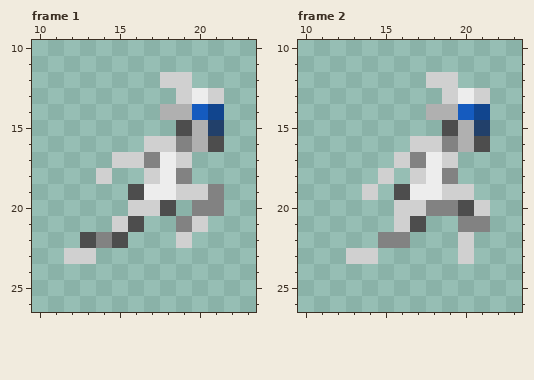
Pixel-art file -- bin/assets/dev/player_running.ase. The picture above is the old version.
36x36 pixels, 6 frames. Shown: frame 1: x 10..23, y 10..26; frame 2: x 10..23, y 10..26. The old version is drawn lined up with the new one. The commit also changed other frames, which this record leaves out.
Now the later version:
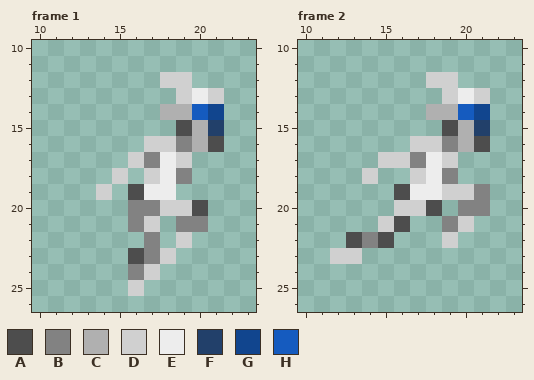
Palette (. is transparent): A #4d4d4d  B #828282  C #b0b0b0  D #d0d0d0  E #ededed  F #22406a  G #11458e  H #155bbf
Commit: A decent player movement and animations.
Changes in this commit:
whole drawing moved by -2,+0 (the old picture is shown already moved)
Frame 1:
y 17: x 15 D -> .
y 18: x 14..15 D. -> .D
y 19: x 14 . -> D; x 19..21 DDB -> ...
y 20: x 16..21 DDA.BB -> BBDDA.
y 21: x 15..17 DA. -> .BD; x 20 D -> B
y 22: x 13..15 ABA -> ...; x 17 . -> B
y 23: x 12..13 DD -> ..; x 16..18 ... -> ABD
y 24: x 16..17 .. -> BD
y 25: x 16 . -> D
Frame 2:
y 17: x 15 . -> D
y 18: x 14..15 .D -> D.
y 19: x 14 D -> .; x 21 . -> B
y 20: x 18..21 BBAD -> A.BB
y 21: x 15..17 .DA -> DA.; x 19..21 .BB -> BD.
y 22: x 13..16 ..BB -> ABA.; x 19..20 .D -> D.
y 23: x 12 . -> D; x 14 D -> .; x 20 D -> .
